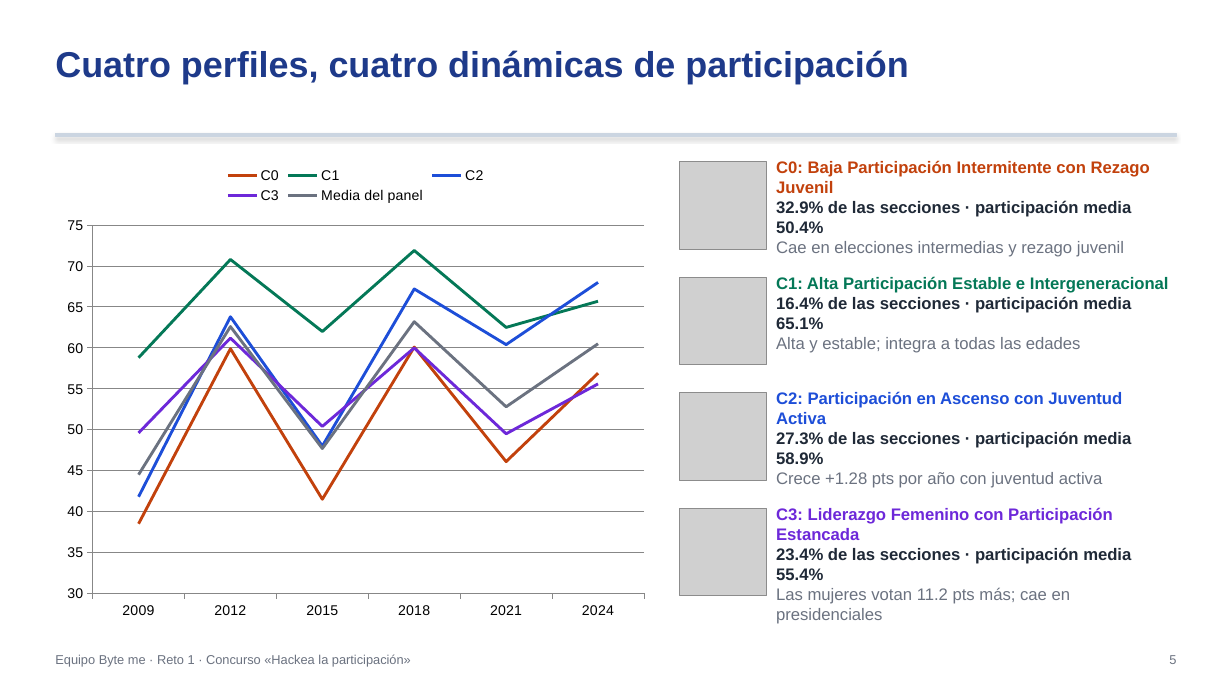
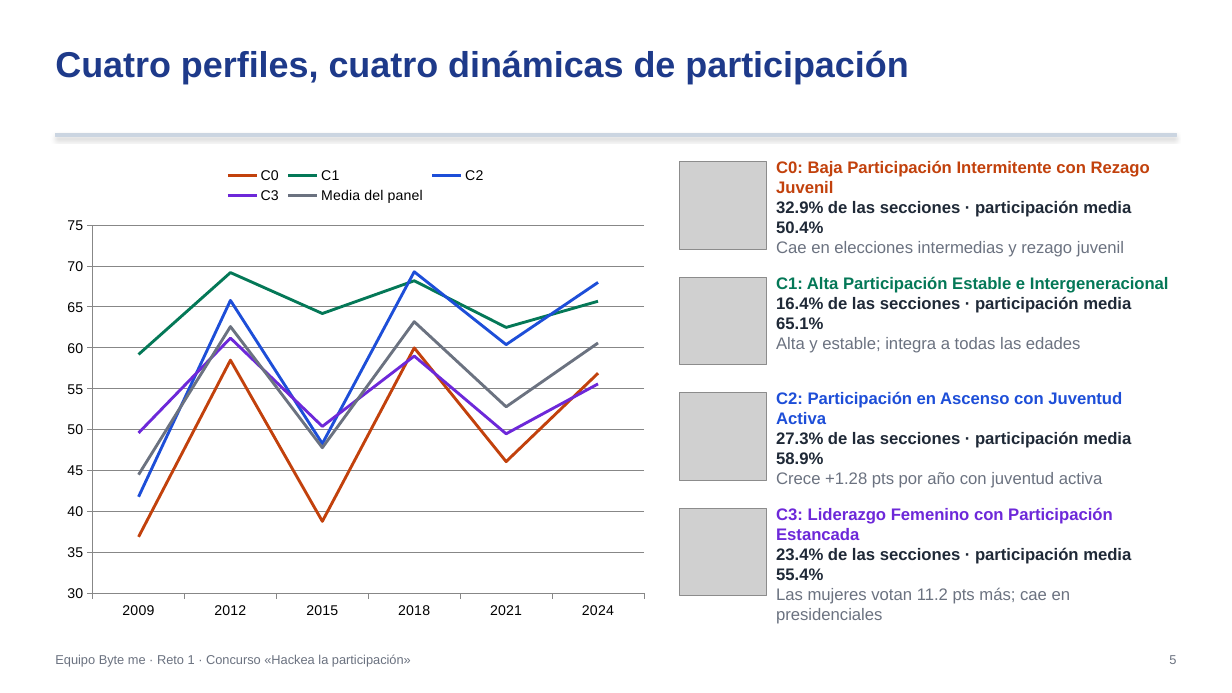
Before and after one commit to Johanan1113/Hackaton_INE_byte_me, a slide deck: slide 5 of outputs/entregables/Presentacion_Ejecutiva_ByteMe.pptx. Drawn at 1232x693 pixels with LibreOffice and Linux fonts; fonts in the diff are those of the drawing; grey boxes stand for pictures. Boxes give left, top, right and bottom in pixels: in the first picture for what was removed or moved away, otherwise in the second. Text is boxed around its words. In the diff, an @@ line names an element or a change of style, - is before the commit and + after.

```diff
--- a/outputs/entregables/Presentacion_Ejecutiva_ByteMe.pptx
+++ b/outputs/entregables/Presentacion_Ejecutiva_ByteMe.pptx
@@ line chart at [55,157,656,628] @@
@@ C0, 2009: 38 to 37 @@
@@ C0, 2012: 60 to 58 @@
@@ C0, 2015: 42 to 39 @@
@@ C1, 2012: 71 to 69 @@
@@ C1, 2015: 62 to 64 @@
@@ C1, 2018: 72 to 68 @@
@@ C2, 2012: 64 to 66 @@
@@ C2, 2018: 67 to 69 @@
@@ C3, 2018: 60 to 59 @@
@@ Media del panel, 2024: 60 to 61 @@
```
Also in this commit, not shown: 7 other files.
